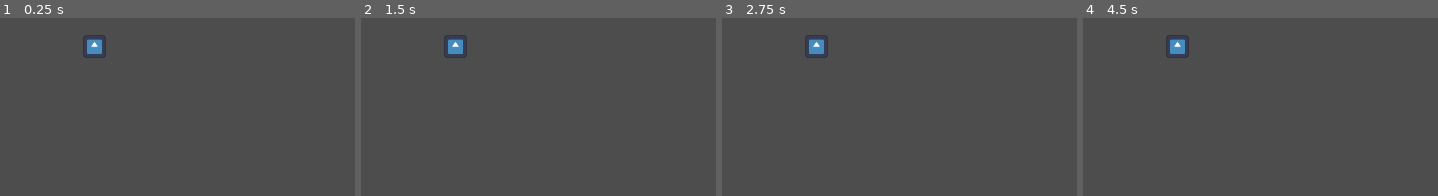
Above: before the commit, frames 1-4 (left to right).
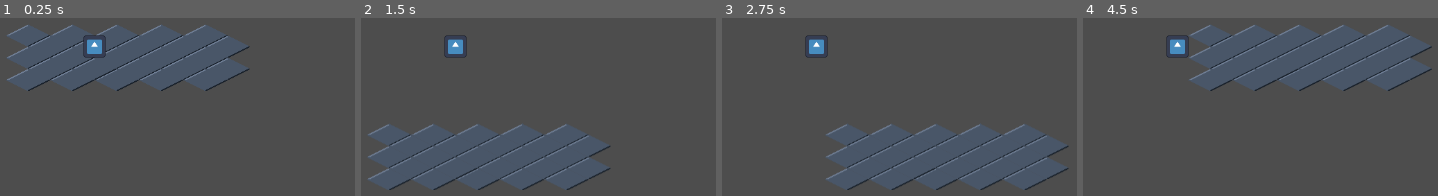
Above: after the commit, the same moments.

Repository: 9thLevelSoftware/off-the-rails
Game: Godot game, scene res://src/isometric/test/test_isometric_level.tscn
Two runs of this game, one before a commit and one after it. Both use one fixed random seed, a clock stepped at 60 frames per second and the inputs below. This scene is started directly instead of the project's main scene. The engine's default icon, where the game draws it, is replaced by a stand-in: a white triangle on a blue panel in a dark square.
Inputs (mouse positions are in pixels of both pictures, inside the frame that each line leads up to):
- Up to frame 1 (0.25 s): no input
- Up to frame 2 (1.5 s): tap Enter at 0.5 s; move the mouse to (414, 135) at 0.52 s; hold W (move_forward) 0.53-1.25 s; hold 1 (ability_1) 0.53-1.25 s; click (414, 135) at 0.67 s; tap Space (jump) at 0.77 s; drag from (694, 114) to (414, 135) at 1.27 s
- Up to frame 3 (2.75 s): tap Space (jump) at 2 s; move the mouse to (outside the picture) at 2.02 s; hold A (move_left) from 2.03 s (still down); hold 3 (ability_3) from 2.03 s (still down)
- Up to frame 4 (4.5 s): release A (move_left) at 2.75 s; release 3 (ability_3) at 2.75 s; drag from (1217, 46) to (outside the picture) at 2.77 s; tap Enter at 3.5 s; move the mouse to (outside the picture) at 3.52 s; hold S (move_backward) 3.53-4.25 s; hold Shift (sprint) 3.53-4.25 s; tap Space (jump) at 3.77 s; drag from (1352, 23) to (outside the picture) at 4.27 s

The runs differ from the first frame. In frame 1, 18% of the frame differs, in the area x 1-71%, y 3-42%; in frame 2, 18%; in frame 3, 18%; in frame 4, 19%, in the area x 29-99%, y 3-42%.

Commit message:
fix(tileset): add proper isometric diamond tile texture
Previous: Using square icon.svg which rendered as top-down squares
Now: Using 64x32 diamond-shaped PNG that renders correctly as isometric

This is the critical visual fix — tiles now display in proper
Project Zomboid-style isometric perspective.

Co-Authored-By: Claude Opus 4.5 <noreply@anthropic.com>

Diff:
--- a/assets/tilesets/iso_floor.tres
+++ b/assets/tilesets/iso_floor.tres
@@ -1,7 +1,15 @@
-[gd_resource type="TileSet" load_steps=1 format=3]
+[gd_resource type="TileSet" load_steps=3 format=3]
+
+[ext_resource type="Texture2D" path="res://assets/tilesets/tiles/iso_floor_tile.png" id="1_isotile"]
+
+[sub_resource type="TileSetAtlasSource" id="TileSetAtlasSource_floor"]
+texture = ExtResource("1_isotile")
+texture_region_size = Vector2i(64, 32)
+0:0/0 = 0
 
 [resource]
 tile_shape = 1
 tile_layout = 0
 tile_offset_axis = 0
 tile_size = Vector2i(64, 32)
+sources/0 = SubResource("TileSetAtlasSource_floor")
--- /dev/null
+++ b/assets/tilesets/tiles/iso_floor_tile.svg
@@ -0,0 +1,9 @@
+<svg xmlns="http://www.w3.org/2000/svg" width="64" height="32" viewBox="0 0 64 32">
+  <!-- Isometric diamond tile - 64x32 (2:1 ratio) -->
+  <!-- Top face of the tile (visible surface) -->
+  <polygon points="32,0 64,16 32,32 0,16" fill="#4a5568" stroke="#2d3748" stroke-width="1"/>
+  <!-- Subtle highlight on top-left edge -->
+  <line x1="0" y1="16" x2="32" y2="0" stroke="#718096" stroke-width="1"/>
+  <!-- Subtle shadow on bottom-right edge -->
+  <line x1="32" y1="32" x2="64" y2="16" stroke="#1a202c" stroke-width="1"/>
+</svg>
Binary file added: assets/tilesets/tiles/iso_floor_tile.png
Not shown, added: assets/tilesets/tiles/iso_floor_tile.png.import
Not shown, added: assets/tilesets/tiles/iso_floor_tile.svg.import
